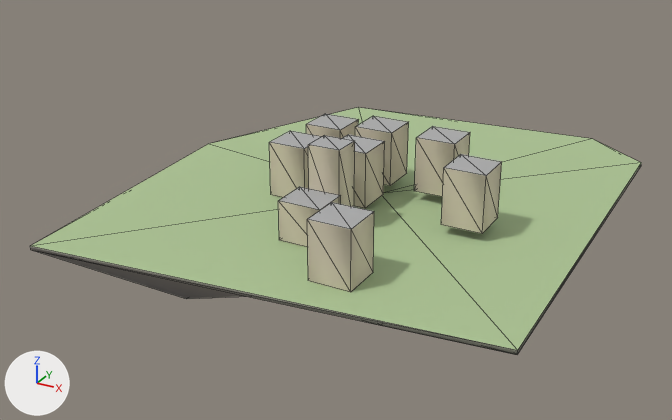
Before and after pictures for a commit that changed the glTF model godot_project/remake/sky/islands/SKY-076.lod2.glb.
Rendered twice from a camera (50 mm lens) standing at (142.0, -296.0, 137.0) and looking at (-17.0, -8.0, -7.0). Every picture has the same lights, and +X, +Y and +Z are marked at lower left. The picture after the commit comes second. Mesh edges are drawn as thin lines. Vertices at exactly the same position are counted once.

The first picture shows 'buildings', 'deck', 'rock'.
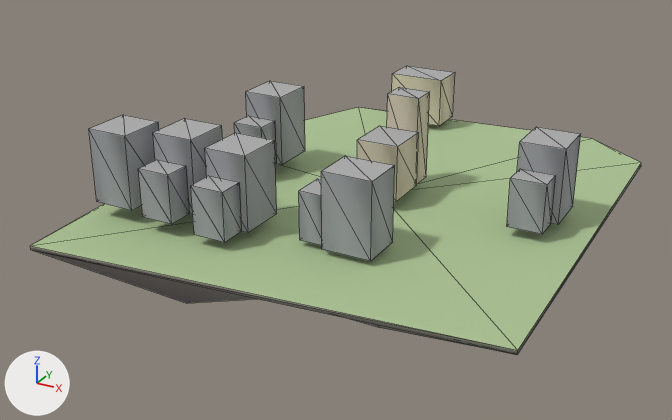
Diff of the bpy script that builds the scene:
```diff
--- a/godot_project/remake/sky/islands/SKY-076.lod2.glb.py
+++ b/godot_project/remake/sky/islands/SKY-076.lod2.glb.py
@@ me_buildings @@
-me_buildings.from_pydata(...)  # 72 vertices, 90 faces; spans x -36.7..47.6, y -75.5..14.0, z 0.1..30.9
+me_buildings.from_pydata(...)  # 120 vertices, 150 faces; spans x -80.9..68.0, y -71.4..93.2, z 2.2..38.2
+# me_buildings part 1: the loose piece of 8 vertices spanning x -12.6..2.4, y -1.0..14.0, z 3.9..24.9 is scaled about its middle by (0.833, 0.667, 1.61), then moved by (9.8, 1.7, 6.9)
+# me_buildings part 2: the loose piece of 8 vertices spanning x -12.6..2.4, y -21.7..-6.7, z 2.5..23.5 is scaled about its middle by (1.07, 1.2, 1), then moved by (8.6, 8.4, 1.8)
+# me_buildings part 3: the loose piece of 8 vertices spanning x -13.0..3.0, y -55.3..-41.3, z 0.3..14.9 is scaled about its middle by (1, 1.29, 1.88), then moved by (-24.5, -4.1, 9.8)
+# me_buildings part 4: the loose piece of 8 vertices spanning x 10.2..25.2, y -75.5..-60.5, z 0.1..21.1 is scaled about its middle by (0.833, 0.667, 0.848), then moved by (-47.9, 1.6, 2.0)
+# me_buildings part 5: the loose piece of 8 vertices spanning x 32.6..47.6, y -23.4..-8.4, z 3.4..24.4 is scaled about its middle by (1.07, 1.2, 1.3), then moved by (19.9, 20.1, 3.6)
+# me_buildings part 6: the loose piece of 8 vertices spanning x 12.4..27.4, y -1.0..14.0, z 3.8..24.8 is scaled about its middle by (0.833, 0.667, 0.848), then moved by (39.4, -16.3, -1.6)
+# me_buildings part 7: the loose piece of 8 vertices spanning x -34.1..-19.1, y -1.0..14.0, z 1.5..22.5 is scaled about its middle by (1.07, 1.2, 1.3), then moved by (-24.6, -2.3, 7.0)
+# me_buildings part 8: the loose piece of 8 vertices spanning x -36.7..-21.7, y -23.4..-8.4, z 0.6..21.6 is scaled about its middle by (0.833, 0.667, 0.848), then moved by (-22.7, 6.1, 3.1)
+# me_buildings part 9: the loose piece of 8 vertices spanning x -9.5..2.5, y -41.3..-30.3, z 0.3..30.9 is scaled about its middle by (1.5, 1.45, 0.895), then moved by (17.5, -13.9, 0.3)
+# me_buildings part 10: the loose piece of 8 vertices spanning x -13.0..3.0, y -55.3..-41.3, z 0.3..14.9 is copied, and the copy is scaled about its middle by (0.625, 0.893, 1.22), then moved by (4.9, -0.7, 3.5); it spans x -5.1..4.9, y -55.2..-42.7, z 2.2..20.0
+# me_buildings part 11: the loose piece of 8 vertices spanning x -13.0..3.0, y -55.3..-41.3, z 0.3..14.9 is copied, and the copy is scaled about its middle by (1, 1.29, 1.88), then moved by (-67.9, -11.9, 11.8); it spans x -80.9..-64.9, y -69.2..-51.2, z 5.7..33.1
+# me_buildings part 12: the loose piece of 8 vertices spanning x -13.0..3.0, y -55.3..-41.3, z 0.3..14.9 is copied, and the copy is scaled about its middle by (1, 1.29, 1.88), then moved by (-46.2, -4.1, 11.6); it spans x -59.2..-43.2, y -61.4..-43.4, z 5.6..33.0
+# me_buildings part 13: the loose piece of 8 vertices spanning x -13.0..3.0, y -55.3..-41.3, z 0.3..14.9 is copied, and the copy is scaled about its middle by (0.781, 0.714, 1.22), then moved by (-46.9, -18.1, 6.8); it spans x -58.2..-45.7, y -71.4..-61.4, z 5.6..23.4
+# me_buildings part 14: the loose piece of 8 vertices spanning x -34.1..-19.1, y -1.0..14.0, z 1.5..22.5 is copied, and the copy is scaled about its middle by (1.6, 1.07, 1), then moved by (3.8, 78.7, 1.0); it spans x -34.8..-10.8, y 77.2..93.2, z 2.5..23.5
+# other edits to the shape of me_buildings do not show in these pictures
 me_buildings.materials.append(mat_sky_lod_bldg)
```

What differs and where, as boxes [x1, y1, x2, y2] in the pictures (672 x 420 px; the box of a moved part takes in the faces that stretch with it):
'buildings', reshaped (111% wider, 9% taller): before [269, 114, 502, 292]; after [89, 66, 581, 261]
part 1 of me_buildings, moved or reshaped: before [355, 116, 409, 186]; after [387, 87, 430, 184]
part 2 of me_buildings, moved or reshaped: before [342, 135, 385, 208]; after [357, 126, 419, 202]
part 3 of me_buildings, moved or reshaped: before [278, 187, 341, 247]; after [205, 133, 277, 233]
part 4 of me_buildings, moved or reshaped: before [307, 202, 374, 292]; after [191, 176, 242, 242]
part 5 of me_buildings, moved or reshaped: before [441, 154, 502, 234]; after [517, 127, 581, 225]
part 6 of me_buildings, moved or reshaped: before [414, 126, 470, 197]; after [507, 169, 556, 234]
part 7 of me_buildings, moved or reshaped: before [306, 114, 359, 138]; after [246, 81, 305, 165]
part 8 of me_buildings, moved or reshaped: before [269, 131, 322, 197]; after [234, 116, 277, 164]
part 9 of me_buildings, moved or reshaped: before [308, 135, 355, 207]; after [321, 156, 395, 261]
part 10 of me_buildings, added: after [299, 179, 322, 245]
part 11 of me_buildings, added: after [89, 115, 159, 211]
part 12 of me_buildings, added: after [153, 118, 222, 214]
part 13 of me_buildings, added: after [138, 160, 190, 224]
part 14 of me_buildings, added: after [392, 66, 455, 126]
